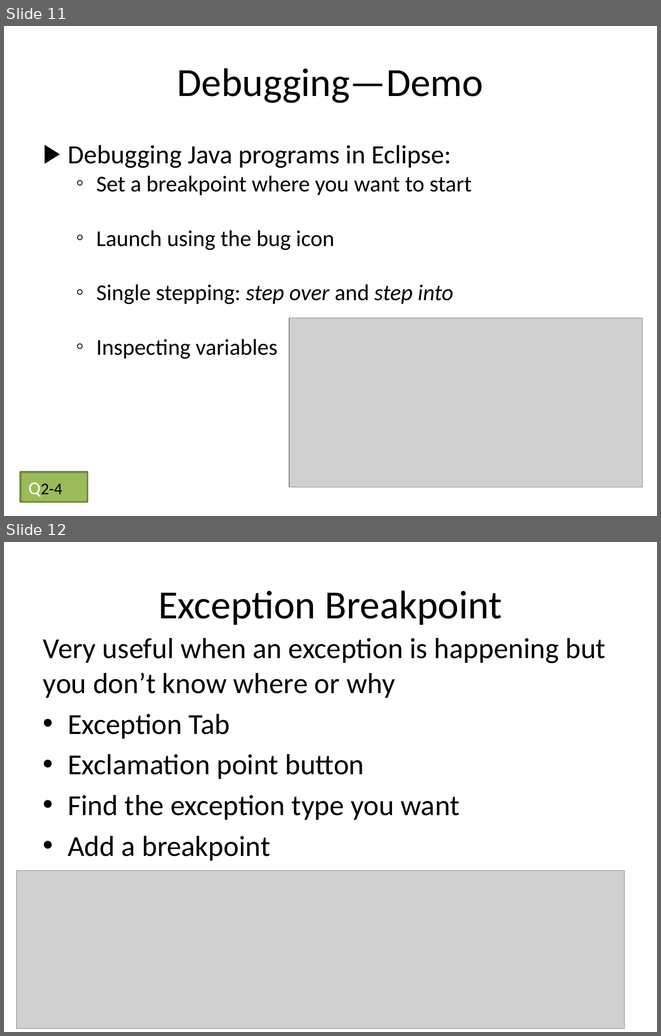
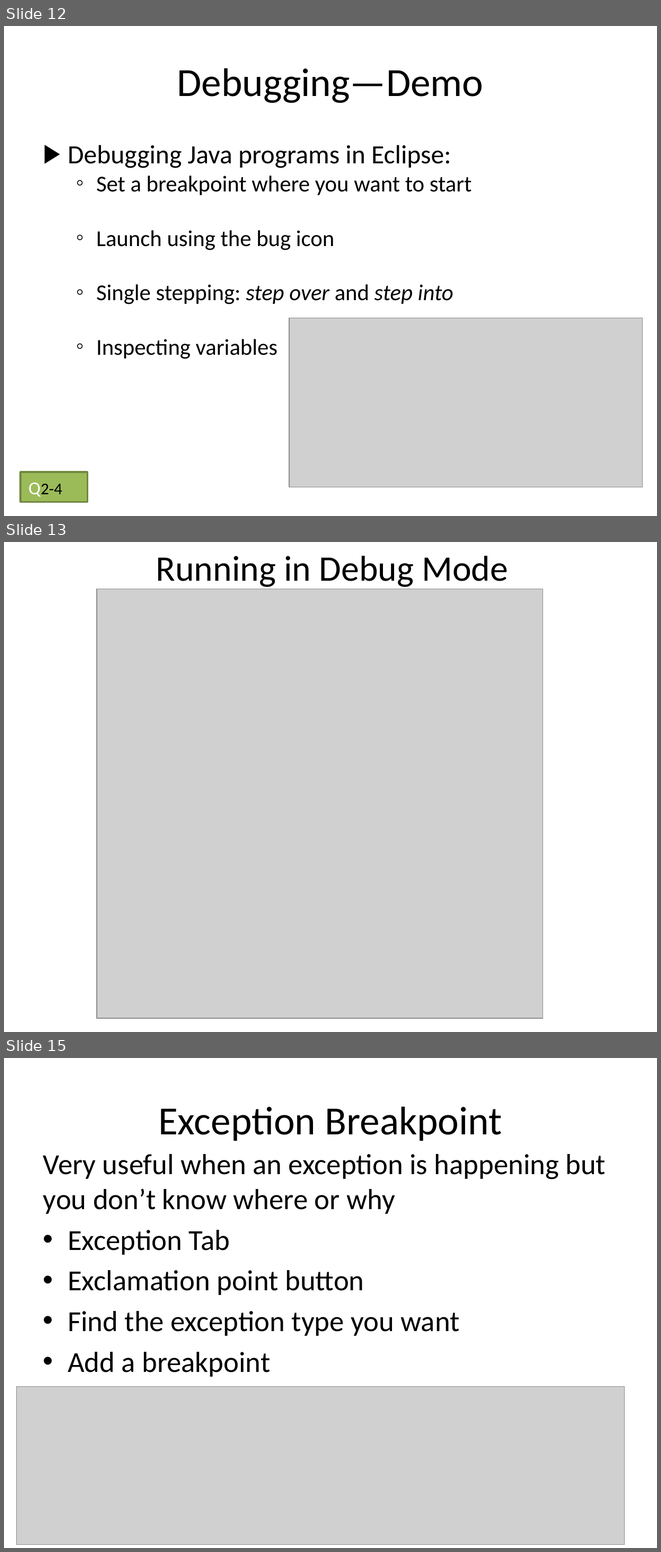
Before and after one commit to RHIT-CSSE/csse220, a slide deck: ClassMaterials/ObjectIntroAndMisc/Slides/ObjectIntroAndMisc.pptx. Shown one above the other, each under a label of ours: slides 11 and 12 before the commit, slides 12, 13 and 15 after it; the slides between them are not shown. The pictures are 661x1036 and 661x1552 pixels, drawn with LibreOffice and Linux fonts; fonts in the diff are those of the drawing; grey boxes stand for pictures. Boxes give left, top, right and bottom in pixels: in the first picture for what was removed or moved away, otherwise in the second. Text is boxed around its words. In the diff, an @@ line names an element or a change of style, - is before the commit and + after.

```diff
--- a/ClassMaterials/ObjectIntroAndMisc/Slides/ObjectIntroAndMisc.pptx
+++ b/ClassMaterials/ObjectIntroAndMisc/Slides/ObjectIntroAndMisc.pptx
@@ slide 13 added at (x1=4, y1=542, x2=657, y2=1032), background #FFFFFF @@
@@ title added at (x1=156, y1=556, x2=508, y2=590), 39.6 pt, text #000000 @@
+Running in Debug Mode
@@ picture added at (x1=97, y1=589, x2=542, y2=1018) @@
@@ what was slide 11 is now slide 12 @@
@@ what was slide 12 is now slide 15 @@
```
Also in this commit, not shown: 9 slides changed, 4 other slides added.
